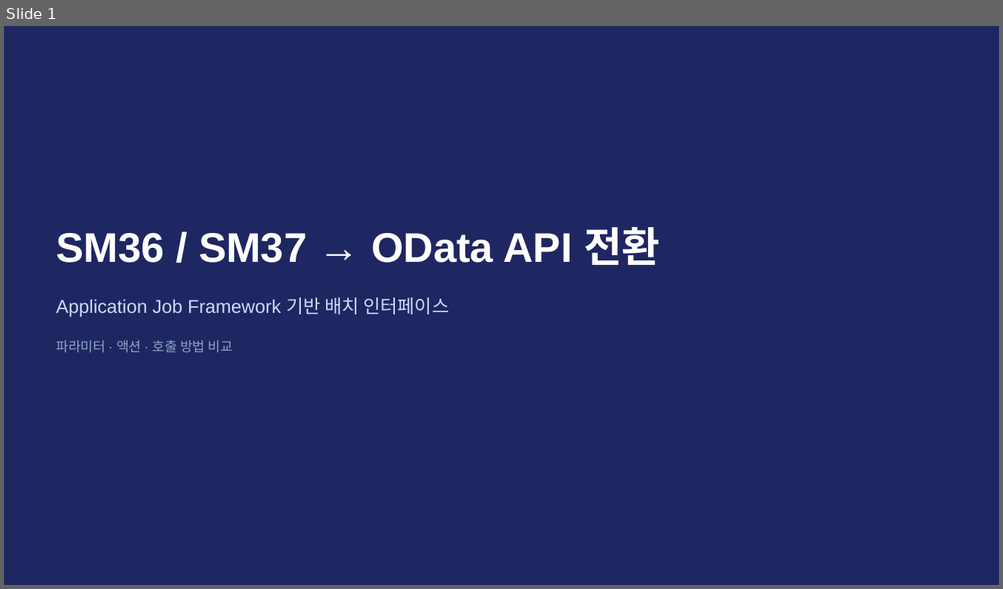
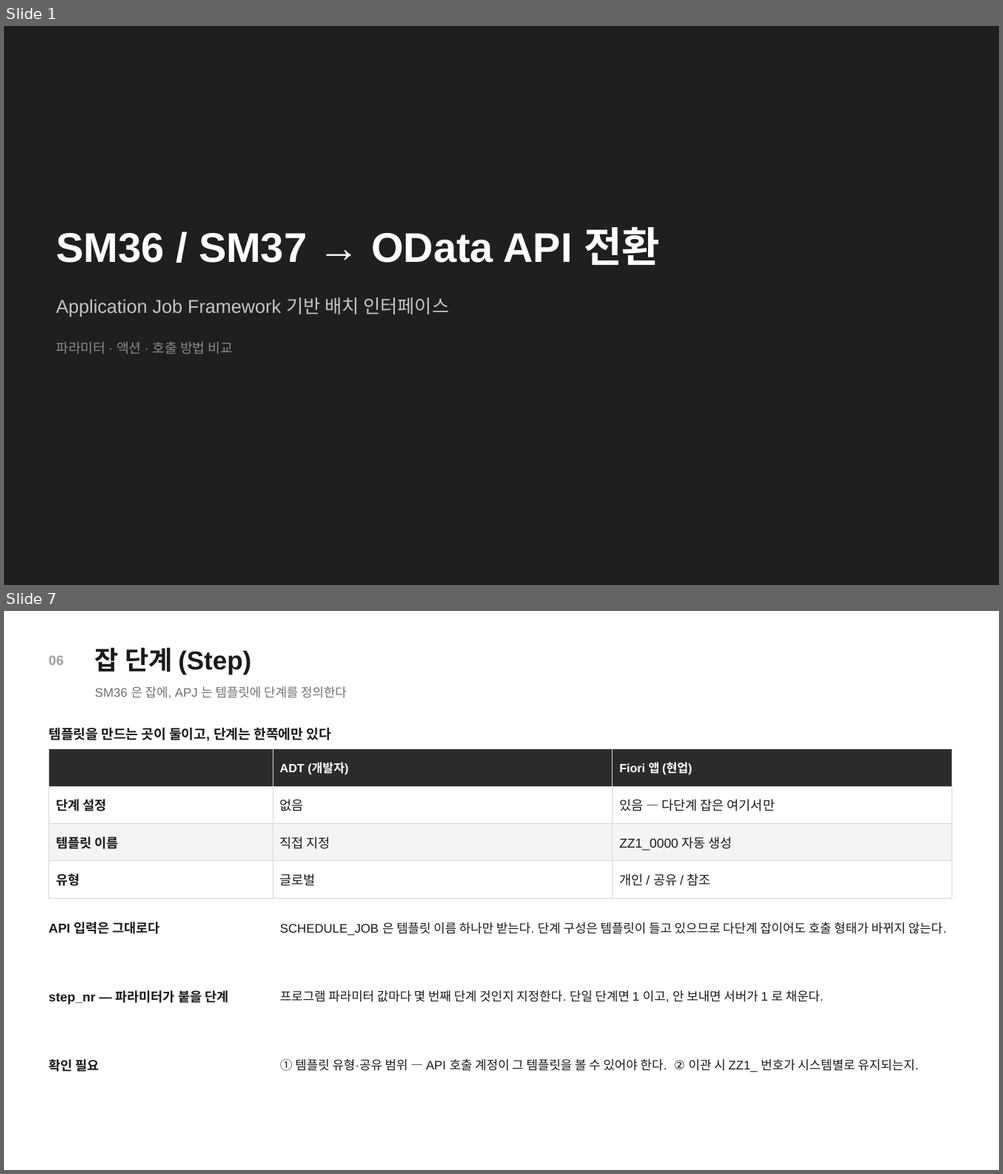
Before and after one commit to i0099222-cmd/ai, a slide deck: abap/zbc_job/SM36_to_OData_회의자료.pptx. Shown one above the other, each under a label of ours: slide 1 before the commit, slides 1 and 7 after it; the slides between them are not shown. The pictures are 1003x589 and 1003x1174 pixels, drawn with LibreOffice and Linux fonts; fonts in the diff are those of the drawing. Boxes give left, top, right and bottom in pixels: in the first picture for what was removed or moved away, otherwise in the second. Text is boxed around its words. In the diff, an @@ line names an element or a change of style, - is before the commit and + after.

```diff
--- a/abap/zbc_job/SM36_to_OData_회의자료.pptx
+++ b/abap/zbc_job/SM36_to_OData_회의자료.pptx
@@ slide 7 added at box(4, 611, 999, 1170), background #FFFFFF @@
@@ text added at box(95, 647, 251, 675), 25 pt, text #1A1A1A, bold @@
+잡 단계 (Step)
@@ text added at box(48, 655, 63, 665), 13 pt, text #A0A0A0, bold @@
+06
@@ text added at box(95, 686, 347, 698), 12 pt, text #707070 @@
+SM36 은 잡에, APJ 는 템플릿에 단계를 정의한다
@@ text added at box(48, 727, 330, 741), 13 pt, text #1A1A1A, bold @@
+템플릿을 만드는 곳이 둘이고, 단계는 한쪽에만 있다
@@ table added at box(48, 749, 951, 889), 4 rows, 3 columns @@
+ | ADT (개발자) | Fiori 앱 (현업)
+단계 설정 | 없음 | 있음 — 다단계 잡은 여기서만
+템플릿 이름 | 직접 지정 | ZZ1_0000 자동 생성
+유형 | 글로벌 | 개인 / 공유 / 참조
@@ text added at box(48, 922, 160, 934), 12.5 pt, text #1A1A1A, bold @@
+API 입력은 그대로다
@@ text added at box(280, 923, 947, 936), 12 pt, text #1A1A1A @@
+SCHEDULE_JOB 은 템플릿 이름 하나만 받는다. 단계 구성은 템플릿이 들고 있으므로 다단계 잡이어도 호출 형태가 바뀌지 않는다.
@@ text added at box(48, 988, 228, 1005), 12.5 pt, text #1A1A1A, bold @@
+step_nr — 파라미터가 붙을 단계
@@ text added at box(280, 991, 823, 1002), 12 pt, text #1A1A1A @@
+프로그램 파라미터 값마다 몇 번째 단계 것인지 지정한다. 단일 단계면 1 이고, 안 보내면 서버가 1 로 채운다.
@@ text added at box(48, 1059, 99, 1072), 12.5 pt, text #1A1A1A, bold @@
+확인 필요
@@ text added at box(280, 1059, 918, 1073), 12 pt, text #1A1A1A @@
+① 템플릿 유형·공유 범위 — API 호출 계정이 그 템플릿을 볼 수 있어야 한다. ② 이관 시 ZZ1_ 번호가 시스템별로 유지되는지.
@@ slide 1 changed as well @@
@@ background #1E2761 to #1F1F1F @@
@@ text "Application Job Framework 기반 배치 ..." at box(56, 298, 449, 317): text colour #CADCFC to #C4C4C4 @@
@@ text "파라미터 · 액션 · 호출 ..." at box(56, 342, 233, 355): text colour #8FA5C9 to #8A8A8A @@
```
Also in this commit, not shown: 8 other slides changed.
